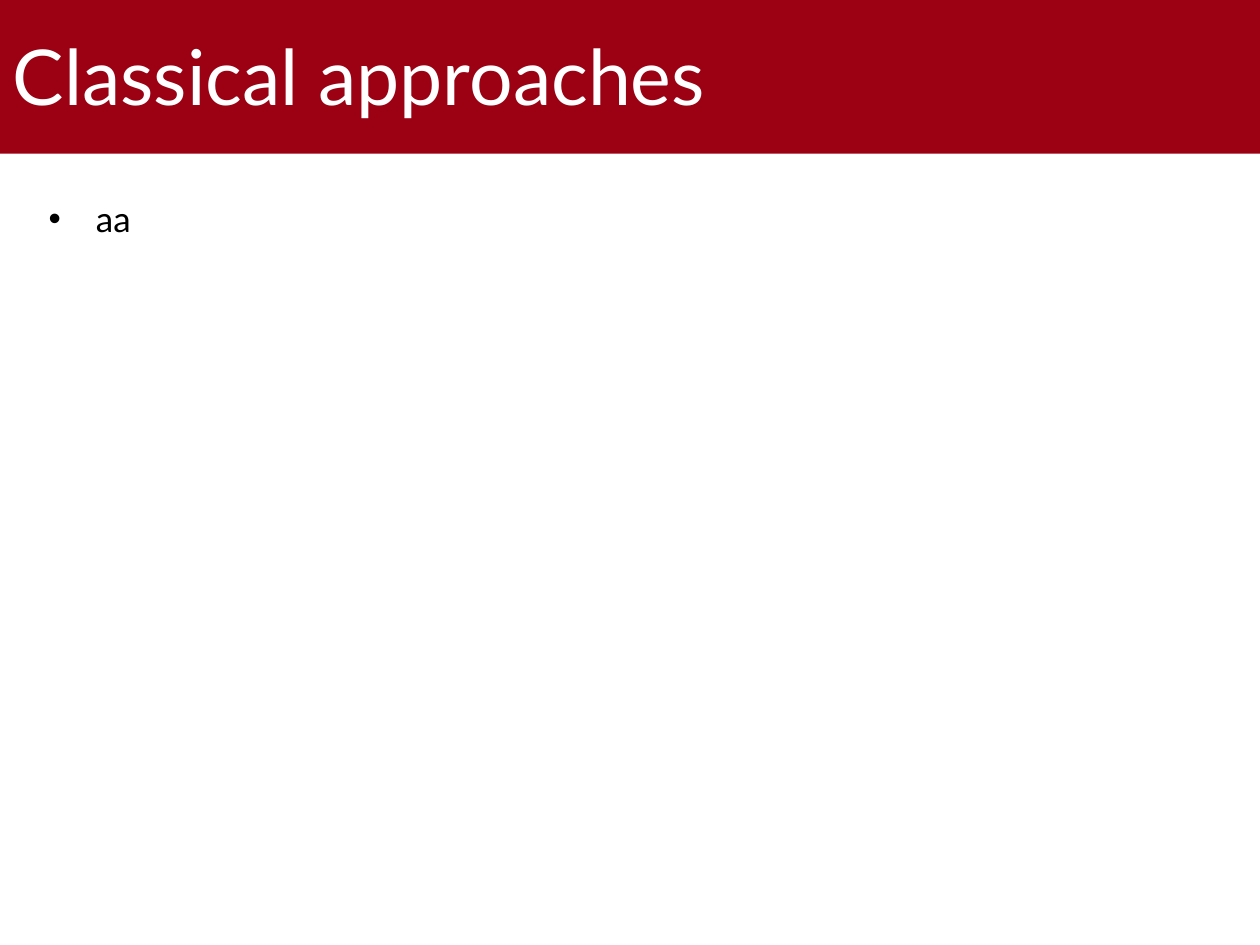
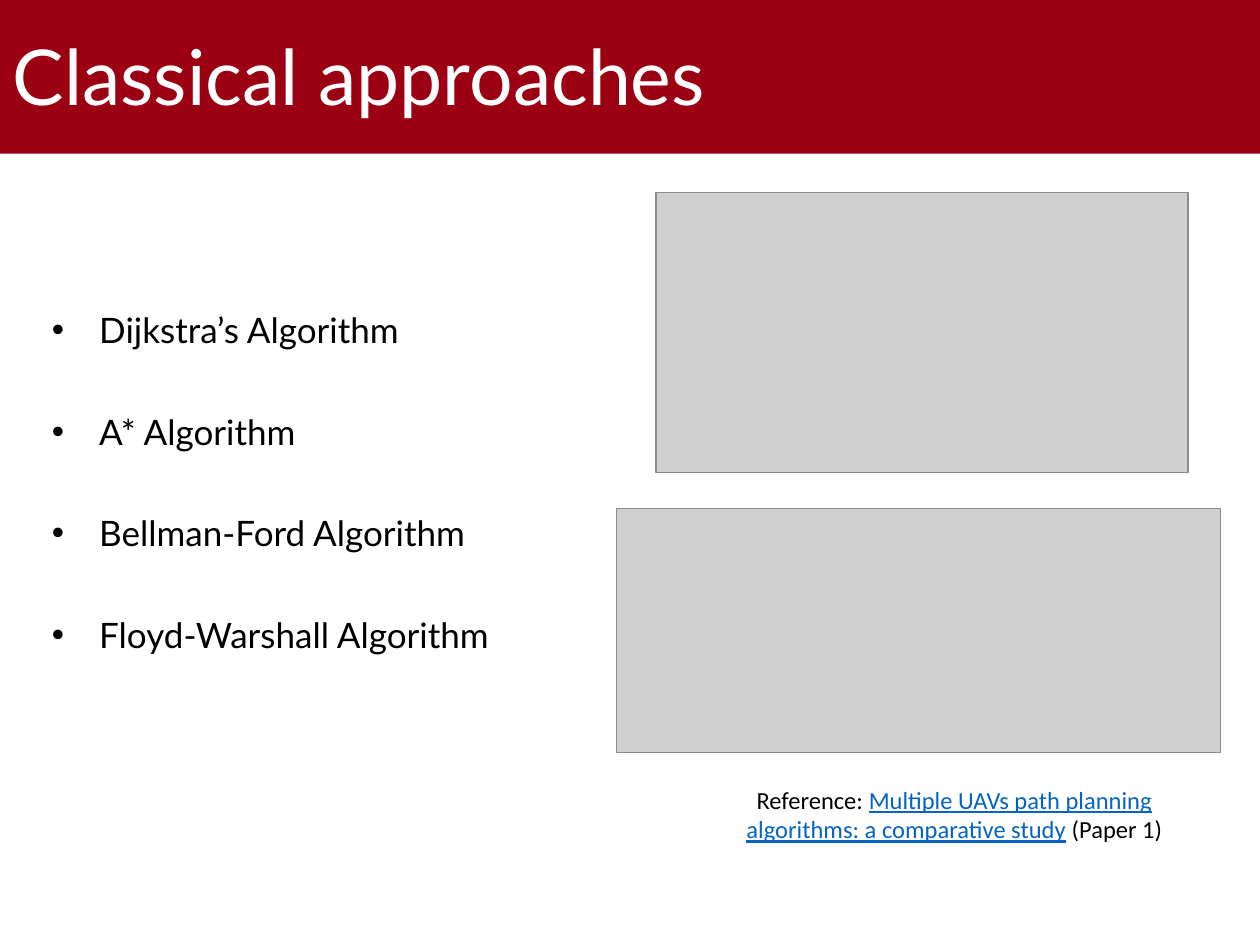
Before and after one commit to gabrielrovesti/WNMA-UAV-Route-Planning-Survey, a slide deck: slide 5 of 2 - Slides/UAV Route Planning Strategies.pptx. Drawn at 1260x945 pixels with LibreOffice and Linux fonts; fonts in the diff are those of the drawing; grey boxes stand for pictures; background and template pictures are left out. Boxes give left, top, right and bottom in pixels: in the first picture for what was removed or moved away, otherwise in the second. Text is boxed around its words. In the diff, an @@ line names an element or a change of style, - is before the commit and + after.

```diff
--- a/2 - Slides/UAV Route Planning Strategies.pptx
+++ b/2 - Slides/UAV Route Planning Strategies.pptx
@@ picture added at <box>656,193,1188,472</box> @@
@@ text removed at <box>96,214,131,233</box> @@
-• aa
@@ text added at <box>99,316,489,654</box>, 20 pt, text #000000 @@
+• Dijkstra’s Algorithm
+• A* Algorithm
+• Bellman-Ford Algorithm
+• Floyd-Warshall Algorithm
@@ picture added at <box>616,509,1220,753</box> @@
@@ text added at <box>746,792,1162,843</box>, 14 pt, text #0563C1, underline @@
+Reference: Multiple UAVs path planning algorithms: a comparative study (Paper 1)
```
Also in this commit, not shown: 2 other slides changed, 3 slides added, 1 other file.
